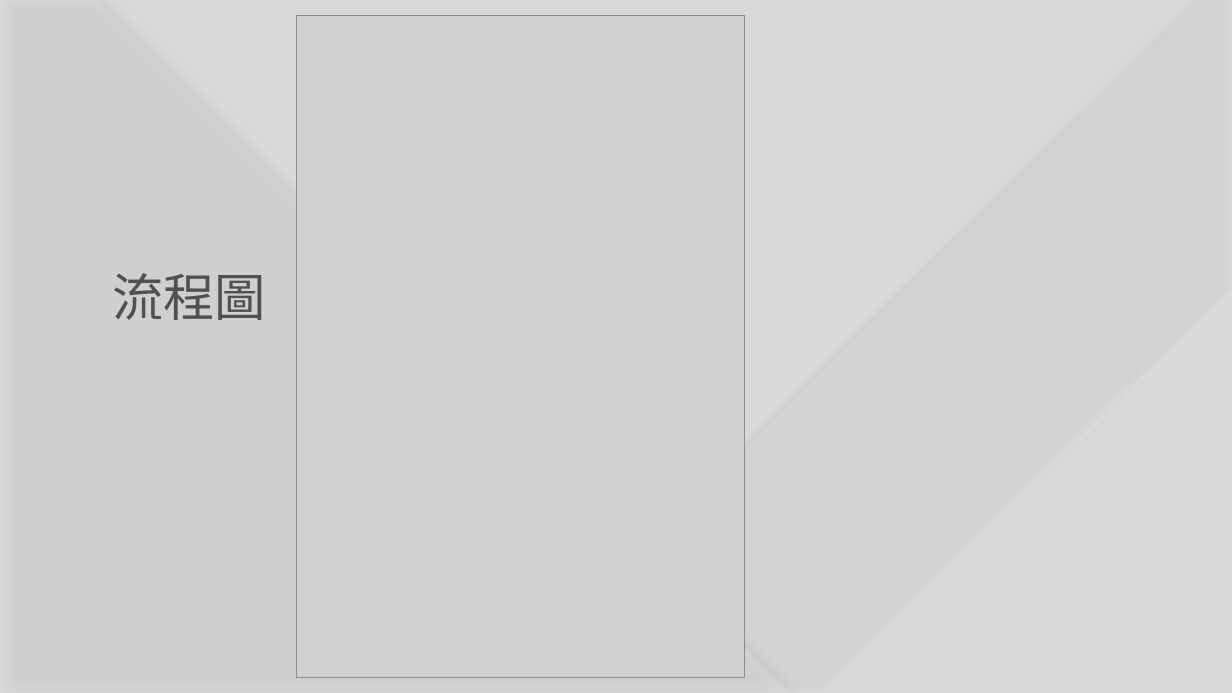
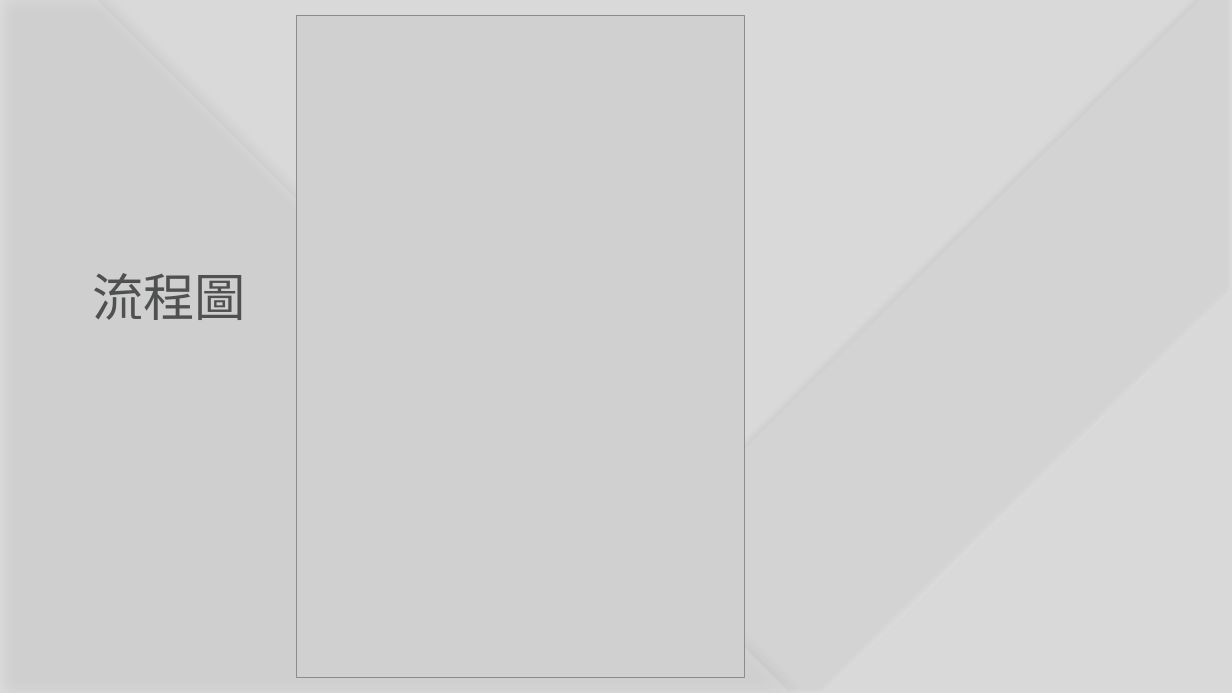
Before and after one commit to asd346119/Snake, a slide deck: slide 4 of 期末程式報告.pptx. Drawn at 1232x693 pixels with LibreOffice and Linux fonts; fonts in the diff are those of the drawing; grey boxes stand for pictures. Boxes give left, top, right and bottom in pixels: in the first picture for what was removed or moved away, otherwise in the second. Text is boxed around its words. In the diff, an @@ line names an element or a change of style, - is before the commit and + after.

Commit message:
five

```diff
--- a/期末程式報告.pptx
+++ b/期末程式報告.pptx
@@ text "流程圖": place and size @@
-text "流程圖" at <box>112,273,266,320</box>
+text "流程圖" at <box>92,273,246,320</box>
```
